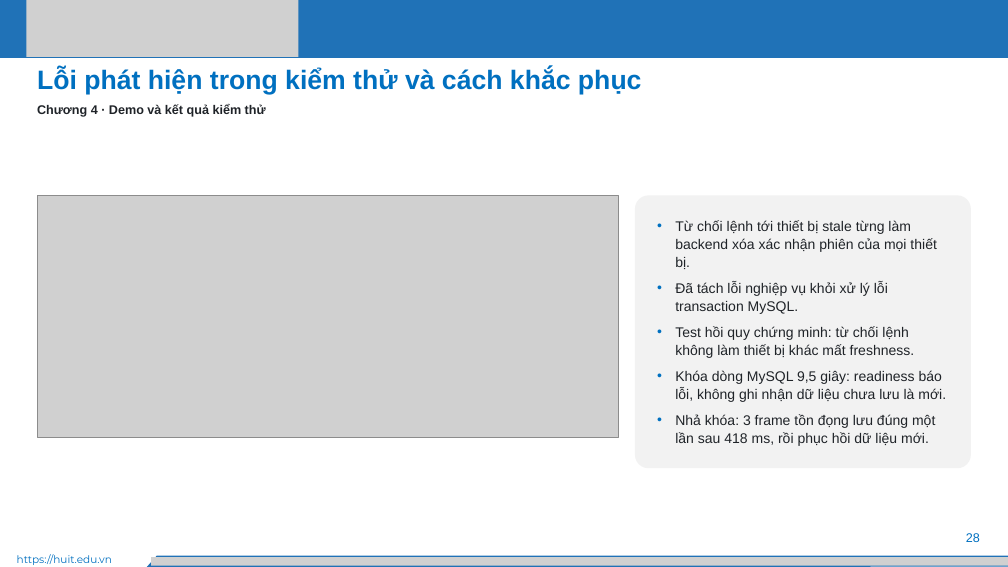
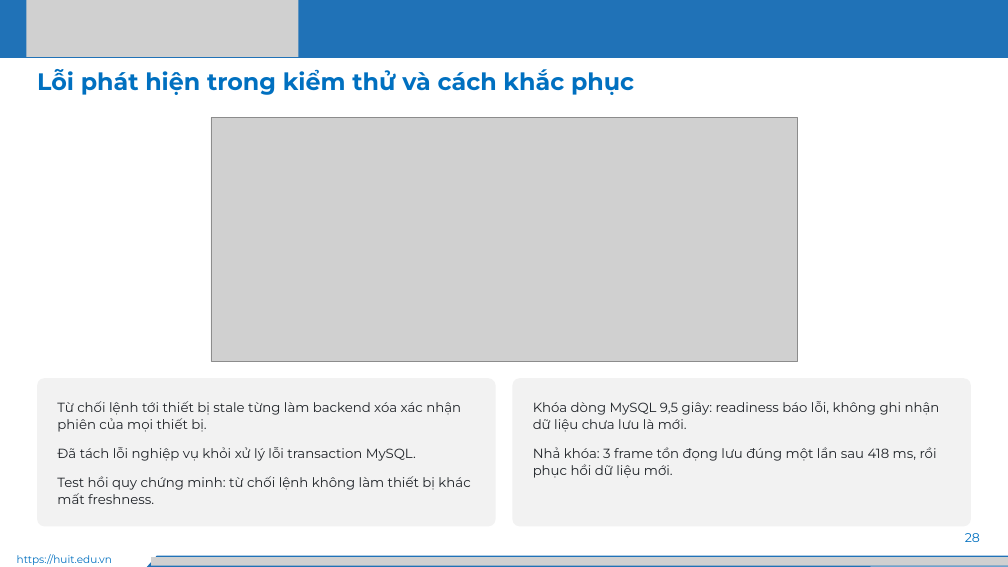
Before and after one commit to Huuloc123456/khoguard-iot, a slide deck: slide 28 of docs/slides/KhoGuard-thuyet-trinh.pptx. Drawn at 1008x567 pixels with LibreOffice and Linux fonts; fonts in the diff are those of the drawing; grey boxes stand for pictures. Boxes give left, top, right and bottom in pixels: in the first picture for what was removed or moved away, otherwise in the second. Text is boxed around its words. In the diff, an @@ line names an element or a change of style, - is before the commit and + after.

```diff
--- a/docs/slides/KhoGuard-thuyet-trinh.pptx
+++ b/docs/slides/KhoGuard-thuyet-trinh.pptx
@@ text "Lỗi phát hiện trong kiểm ..." at box(37, 69, 634, 95): size 38 to 34 pt, font Arial to Montserrat @@
@@ text removed at box(37, 104, 266, 117) @@
-Chương 4 · Demo và kết quả kiểm thử
@@ picture: place and size @@
-picture at box(37, 196, 618, 437)
+picture at box(211, 117, 797, 361)
@@ text in rounded rectangle at box(675, 220, 936, 358): paragraphs removed @@
-• Từ chối lệnh tới thiết bị stale từng làm backend xóa xác nhận phiên của mọi thiết bị.
-• Đã tách lỗi nghiệp vụ khỏi xử lý lỗi transaction MySQL.
-• Test hồi quy chứng minh: từ chối lệnh không làm thiết bị khác mất freshness.
@@ rounded rectangle added at box(37, 378, 496, 526), fill #F2F2F2, 19 pt, text #1F2328 @@
+Từ chối lệnh tới thiết bị stale từng làm backend xóa xác nhận phiên của mọi thiết bị.
+Đã tách lỗi nghiệp vụ khỏi xử lý lỗi transaction MySQL.
+Test hồi quy chứng minh: từ chối lệnh không làm thiết bị khác mất freshness.
@@ rounded rectangle "Khóa dòng MySQL 9,5 giây: ...": place and size @@
-rounded rectangle "Khóa dòng MySQL 9,5 giây: ..." at box(635, 196, 971, 468)
+rounded rectangle "Khóa dòng MySQL 9,5 giây: ..." at box(513, 378, 971, 526)
@@ rounded rectangle "Khóa dòng MySQL 9,5 giây: ..." at box(513, 378, 971, 526): size 20 to 19 pt, font Arial to Montserrat; bullet • to none; line spacing 1.08 to 1.1; more space between paragraphs @@
@@ text "28" at box(965, 533, 980, 542): font Arial to Montserrat @@
```
Also in this commit, not shown: 32 other slides changed, 7 other files.
